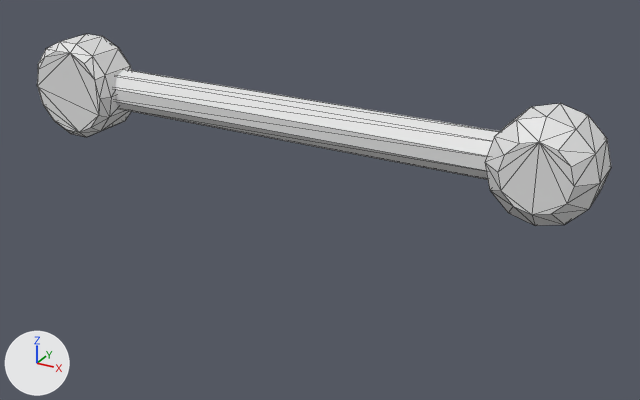
Two versions of the OBJ model Assets/Resources/Models/Twins_M0/eject_lever_r.obj, one commit apart.
The view is the same before and after, from a 50 mm lens placed at (0.4808, 0.4043, 0.2218), pointed at (0.3831, 0.5819, 0.1331). The axes (+X, +Y, +Z) are drawn at lower left. The lights are the same throughout. The picture after the commit comes second. Mesh edges are drawn as thin lines. Where no turn or scale is listed for an object, it has been applied to the vertices.

In view in the first picture: 'eject_lever_r'.
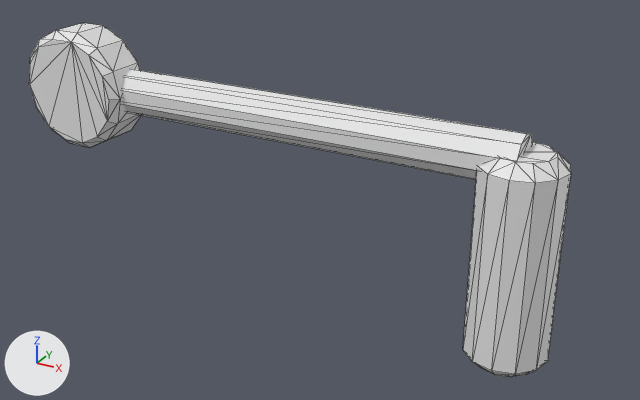
Diff of the bpy script that builds the scene:
```diff
--- a/Assets/Resources/Models/Twins_M0/eject_lever_r.obj.py
+++ b/Assets/Resources/Models/Twins_M0/eject_lever_r.obj.py
@@ me_eject_lever_r @@
 # used by ob_eject_lever_r; location = (0.0, 0.0, 0.0)
-me_eject_lever_r.from_pydata(...)  # 124 vertices, 236 faces; spans x 0.301..0.451, y 0.57..0.588, z 0.141..0.167
+me_eject_lever_r.from_pydata(...)  # 124 vertices, 236 faces; spans x 0.298..0.444, y 0.569..0.589, z 0.104..0.17
+# me_eject_lever_r part 1: the loose piece of 56 vertices spanning x 0.301..0.327, y 0.57..0.584, z 0.141..0.167 is scaled about its middle by (1.25, 1, 1.25)
+# me_eject_lever_r part 2: a new loose piece of 48 vertices spanning x 0.424..0.444, y 0.569..0.589, z 0.104..0.156
+# me_eject_lever_r part 3
+# 67 vertices are removed from x 0.314..0.451, y 0.57..0.588, z 0.142..0.166
+# 128 faces are deleted
+# 9 vertices are added at x 0.314, y 0.573..0.585, z 0.149..0.16
+# 10 new vertices lie (0.12, 0.0, 0.0) away from vertices in x 0.314, y 0.573..0.585, z 0.148..0.16
+# 36 new faces join them
```

Pixel boxes (x1, y1, x2, y2) of what changed, in the pictures (640 x 400 px; the box of a moved part takes in the faces that stretch with it):
'eject_lever_r', reshaped (84% taller)
    before: (37, 34, 611, 226)
    after: (29, 23, 571, 377)
part 1 of me_eject_lever_r, moved or reshaped
    before: (37, 34, 132, 137)
    after: (29, 23, 141, 148)
part 2 of me_eject_lever_r, added
    after: (463, 142, 571, 377)
part 3 of me_eject_lever_r, reshaped
    before: (114, 70, 611, 226)
    after: (122, 69, 533, 179)
